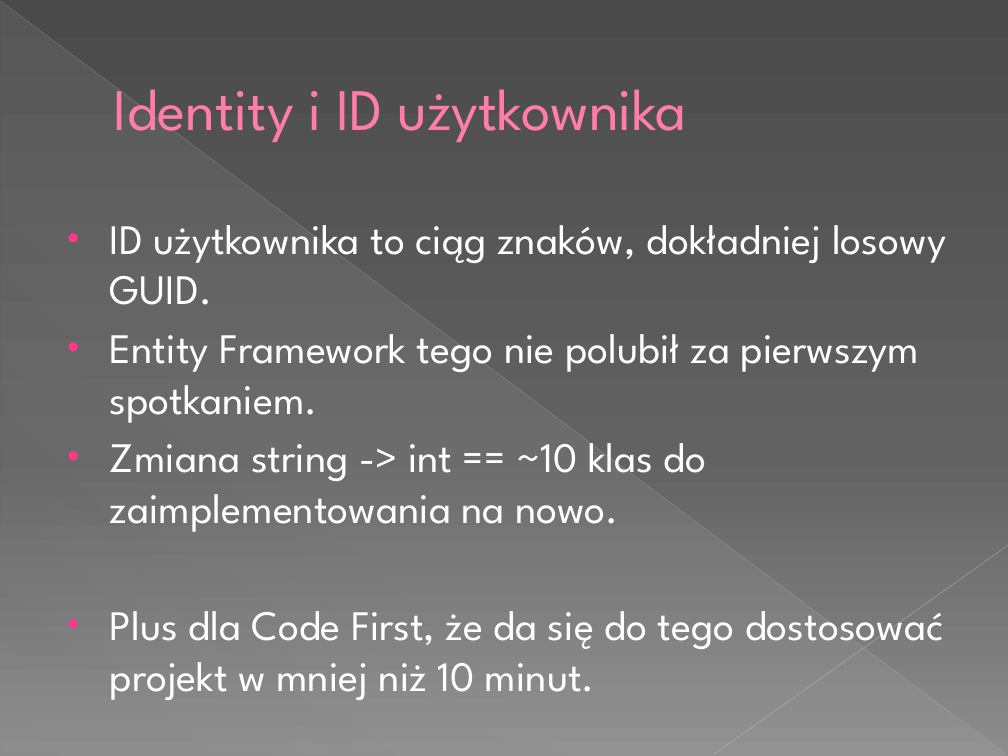
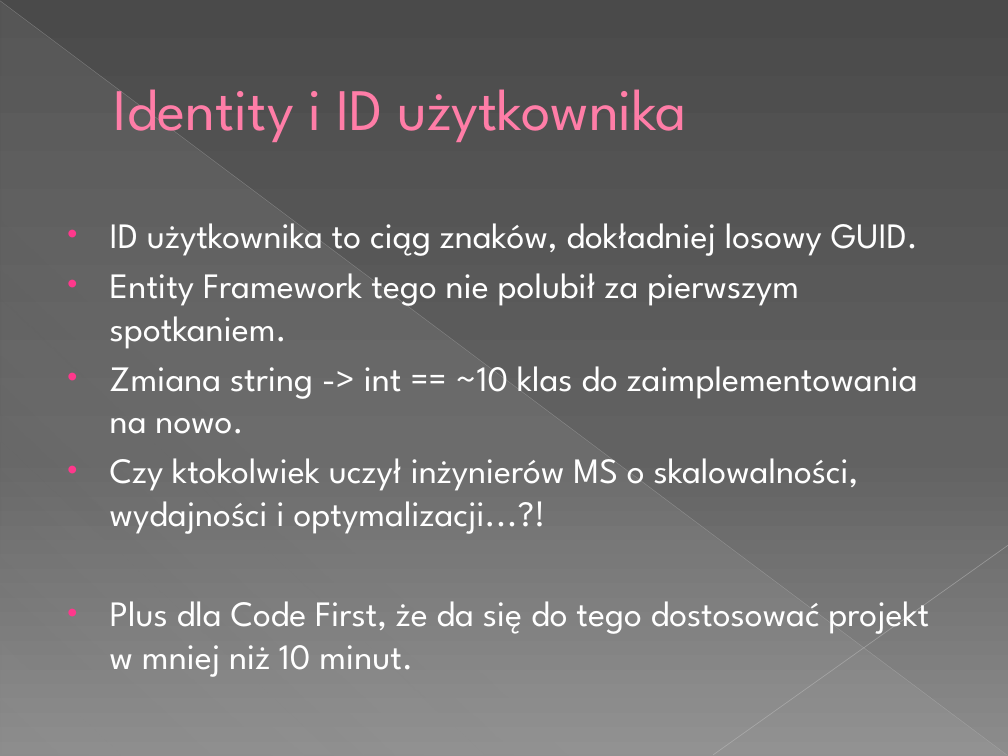
Before and after one commit to tMaxx/docspin, a slide deck: slide 12 of prez/112 Aplikacja do zarządzania obiegiem dokumentów.pptx (slide 10 before the commit). Drawn at 1008x756 pixels with LibreOffice and Linux fonts; fonts in the diff are those of the drawing. Boxes give left, top, right and bottom in pixels: in the first picture for what was removed or moved away, otherwise in the second. Text is boxed around its words. In the diff, an @@ line names an element or a change of style, - is before the commit and + after.

```diff
--- a/prez/112 Aplikacja do zarządzania obiegiem dokumentów.pptx
+++ b/prez/112 Aplikacja do zarządzania obiegiem dokumentów.pptx
@@ text at bbox=[110, 223, 929, 677]: size 30 to 25.5 pt in "ID użytkownika to ciąg znaków, dokładniej losowy ...", "Entity Framework tego nie polubił za pierwszym ...", "Zmiana string -> int == ~10 klas ...", "Plus dla Code First, że da się ..." @@
@@ text at bbox=[110, 458, 859, 534]: paragraph added @@
+• Czy ktokolwiek uczył inżynierów MS o skalowalności, wydajności i optymalizacji...?!
```
Also in this commit, not shown: 5 other slides changed, 3 slides added, 2 other files.
